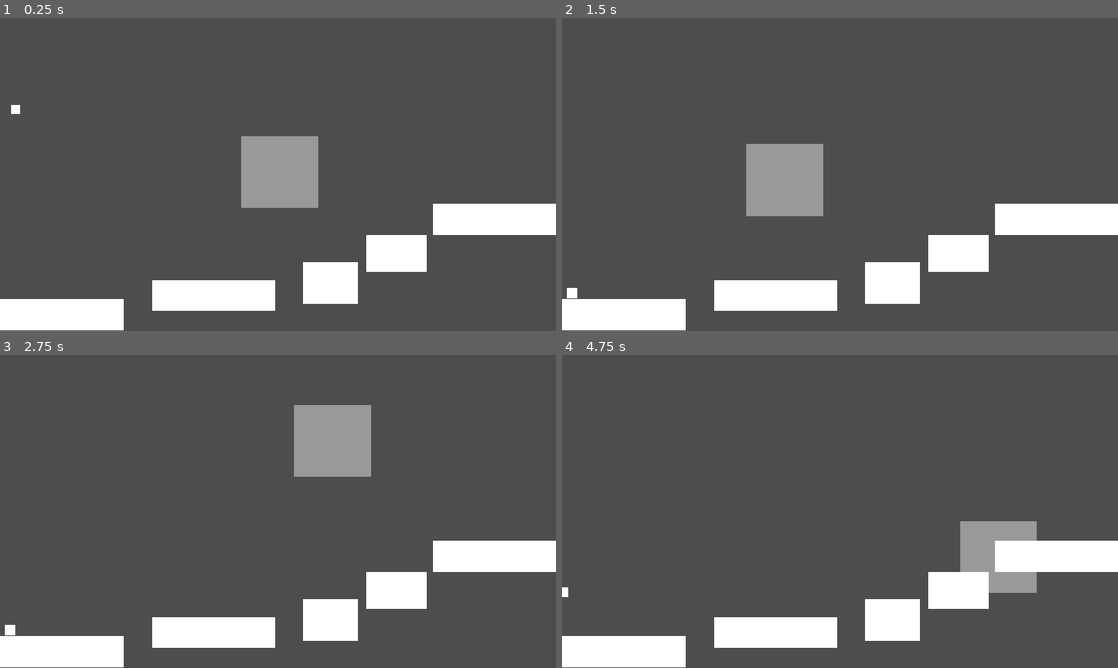
Above: before the commit, frames 1-4 (two rows, left to right).
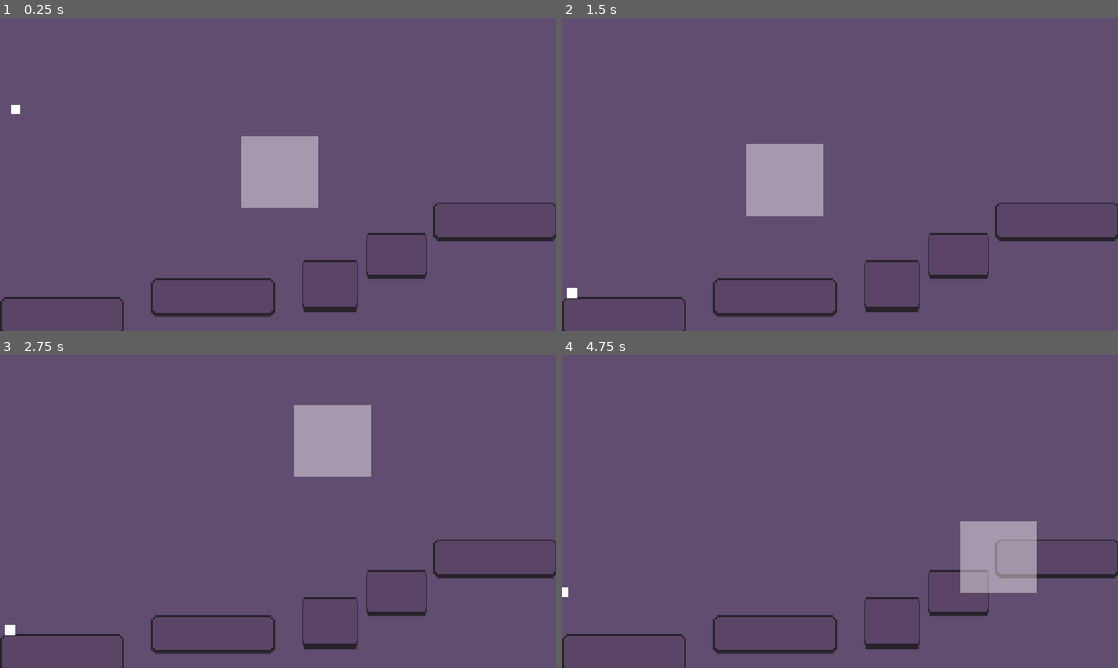
Above: after the commit, the same moments.

Repository: arrowira/dtj36
Game: Godot game, scene res://main.tscn
Two runs of this game, one before a commit and one after it. Both use one fixed random seed, a clock stepped at 60 frames per second and the inputs below.
Inputs (mouse positions are in pixels of both pictures, inside the frame that each line leads up to):
- Up to frame 1 (0.25 s): no input
- Up to frame 2 (1.5 s): move the mouse to (962, 158) at 0.52 s; hold Up (up) from 0.53 s (still down); tap A (lt) at 0.6, 1.35 s; move the mouse to (728, 190) at 1.27 s
- Up to frame 3 (2.75 s): move the mouse to (333, 442) at 2.02 s; release Up (up) at 2.03 s; tap D (rt) at 2.1 s; tap A (lt) at 2.3 s
- Up to frame 4 (4.75 s): move the mouse to (812, 574) at 2.77 s; hold Up (up) 2.78-3.5 s; tap A (lt) at 2.85, 4.35 s; click "Play" at 3.5 s; move the mouse to (1006, 558) at 4.27 s; hold Up (up) from 4.28 s (still down)

The runs differ from the first frame. In frame 1, 97% of the frame differs, in the area x 0-100%, y 0-100%; in frame 2, 97%; in frame 3, 97%; in frame 4, 98%.

Commit message:
popBlock texture and background

Diff:
--- a/dtj-36-proj/level-components/platform.tscn
+++ b/dtj-36-proj/level-components/platform.tscn
@@ -1,6 +1,6 @@
 [gd_scene load_steps=3 format=3 uid="uid://cxy4eho7vpplf"]
 
-[sub_resource type="CanvasTexture" id="CanvasTexture_7dm0k"]
+[ext_resource type="Texture2D" uid="uid://qmm8erppjp6p" path="res://popBlockMedium.png" id="1_846sf"]
 
 [sub_resource type="RectangleShape2D" id="RectangleShape2D_ig7tw"]
 size = Vector2(256.5, 66)
@@ -8,9 +8,10 @@
 [node name="platform" type="StaticBody2D"]
 
 [node name="Sprite2D" type="Sprite2D" parent="."]
-position = Vector2(128, 32)
-scale = Vector2(256, 64)
-texture = SubResource("CanvasTexture_7dm0k")
+position = Vector2(127, 32)
+scale = Vector2(0.2, 0.2)
+texture = ExtResource("1_846sf")
+vframes = 2
 
 [node name="CollisionShape2D" type="CollisionShape2D" parent="."]
 position = Vector2(127.75, 31)
--- /dev/null
+++ b/dtj-36-proj/level1.tscn
@@ -0,0 +1,22 @@
+[gd_scene load_steps=2 format=3 uid="uid://e8owo14hn6hg"]
+
+[ext_resource type="PackedScene" uid="uid://cxy4eho7vpplf" path="res://platform.tscn" id="1_jwv3a"]
+
+[node name="Node2D" type="Node2D"]
+
+[node name="platform" parent="." instance=ExtResource("1_jwv3a")]
+position = Vector2(1, 581)
+
+[node name="platform2" parent="." instance=ExtResource("1_jwv3a")]
+position = Vector2(314, 542)
+
+[node name="platform3" parent="." instance=ExtResource("1_jwv3a")]
+position = Vector2(627, 506)
+scale = Vector2(0.452, 1.344)
+
+[node name="platform5" parent="." instance=ExtResource("1_jwv3a")]
+position = Vector2(759, 450)
+scale = Vector2(0.48934978, 1.1956714)
+
+[node name="platform4" parent="." instance=ExtResource("1_jwv3a")]
+position = Vector2(898, 386)
--- a/dtj-36-proj/project.godot
+++ b/dtj-36-proj/project.godot
@@ -39,3 +39,7 @@
 , Object(InputEventKey,"resource_local_to_scene":false,"resource_name":"","device":-1,"window_id":0,"alt_pressed":false …(186 unchanged characters)…
 ]
 }
+
+[rendering]
+
+environment/defaults/default_clear_color=Color(0.37699667, 0.30008575, 0.43776444, 1)
Binary file added: dtj-36-proj/popBlockMedium.png
Not shown, added: dtj-36-proj/popBlockMedium.png.import
